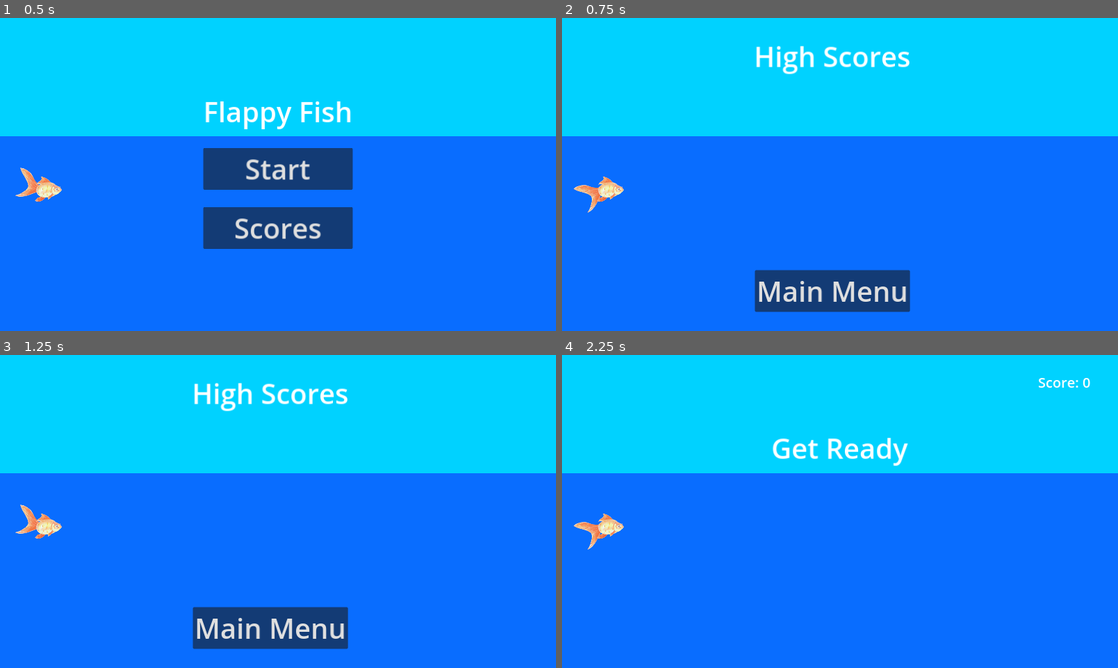
Above: before the commit, frames 1-4 (two rows, left to right).
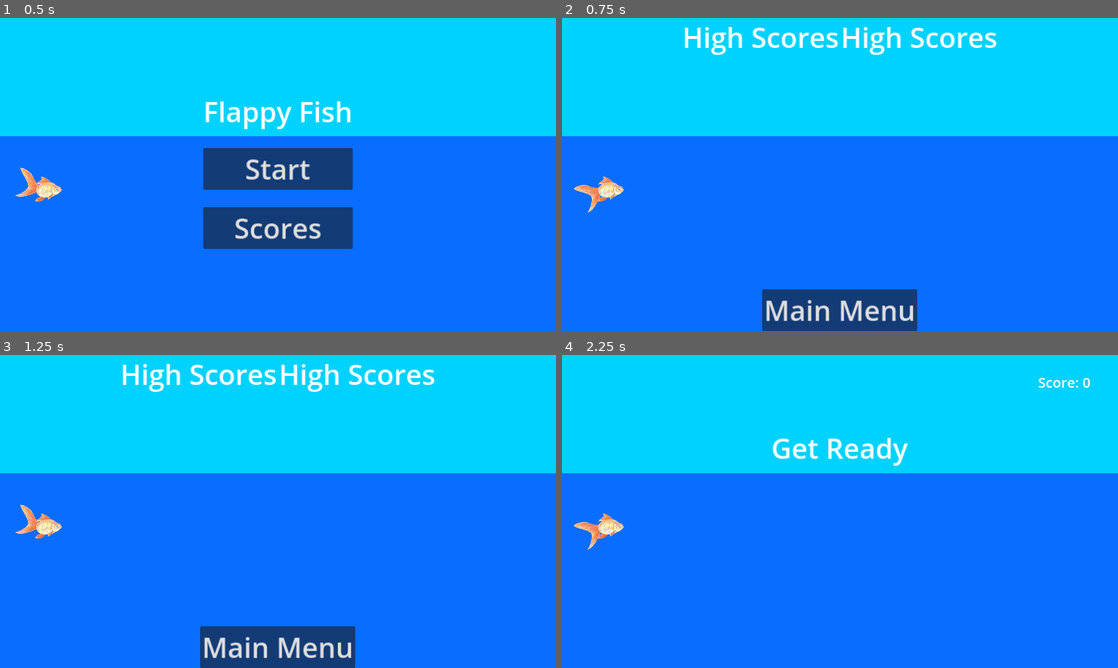
Above: after the commit, the same moments.

Repository: Aveli-games/splashy-fish
Game: Godot game, scene res://main.tscn
Two runs of this game, one before a commit and one after it. Both use one fixed random seed, a clock stepped at 60 frames per second and the inputs below. Sound files missing from this copy of the repository are replaced by a short silence.
Inputs:
- Up to frame 1 (0.5 s): no input
- Up to frame 2 (0.75 s): click "Scores" at 0.5 s
- Up to frame 3 (1.25 s): no input
- Up to frame 4 (2.25 s): click "Main Menu" at 1.25 s; click "Start" at 2 s

Frame 1 is identical in both runs. In frame 2, 6.9% of the frame differs, in the area x 22-79%, y 2-100%; in frame 3, 6.9%; in frame 4, nothing differs.
Error in both runs: Invalid access to property or key 'data' on a base object of type 'Nil'. (res://score_http.gd:9)

Commit message:
two leaderboards

Diff:
--- a/high_scores.gd
+++ b/high_scores.gd
@@ -1,14 +1,6 @@
 extends VBoxContainer
 
 @export var game_score_scene: PackedScene
-
-# Called when the node enters the scene tree for the first time.
-func _ready():
-	pass
-
-# Called every frame. 'delta' is the elapsed time since the previous frame.
-func _process(delta):
-	pass
 
 func populate_scoreboard():
 	clean_scoreboard()
@@ -17,7 +9,7 @@
 		var new_score = game_score_scene.instantiate()
 		new_score.get_node("Rank").text = "#%s" % str(rank)
 		new_score.get_node("Name").text = entry["name"]
-		new_score.get_node("Score"). text = str(entry["score"])
+		new_score.get_node("Score").text = str(entry["score"])
 		add_child(new_score)
 		rank += 1
 
--- a/hud.gd
+++ b/hud.gd
@@ -59,13 +59,13 @@
 
 func _on_scoreboard_button_pressed():
 	$MainMenu.hide()
-	$LocalLeaderboard.show()
+	$Leaderboards.show()
 
 
 func _on_name_submit_button_pressed():
 	LocalHighScores.submit_score($HighScoreEntry/NameEntry.text, $HighScoreEntry/PlayerScore.text)
 	$HighScoreEntry.hide()
-	$LocalLeaderboard.show()
+	$Leaderboards.show()
 
 
 func _on_main_menu_button_pressed():
--- a/hud.tscn
+++ b/hud.tscn
@@ -1,9 +1,7 @@
-[gd_scene load_steps=6 format=3 uid="uid://x3oe10u0lnm6"]
+[gd_scene load_steps=4 format=3 uid="uid://x3oe10u0lnm6"]
 
 [ext_resource type="Script" path="res://hud.gd" id="1_08byj"]
-[ext_resource type="Script" path="res://local_leaderboard.gd" id="2_612nh"]
-[ext_resource type="PackedScene" uid="uid://cp6swo8p0hpag" path="res://game_score.tscn" id="2_le2dc"]
-[ext_resource type="Script" path="res://high_scores.gd" id="3_cdame"]
+[ext_resource type="PackedScene" uid="uid://ddwjg26xf12h1" path="res://leaderboard.tscn" id="2_wo5dk"]
 [ext_resource type="Script" path="res://name_entry.gd" id="5_a5jol"]
 
 [node name="HUD" type="CanvasLayer"]
@@ -81,46 +79,6 @@
 [node name="MessageTimer" type="Timer" parent="GameScreen"]
 wait_time = 4.0
 
-[node name="LocalLeaderboard" type="VBoxContainer" parent="."]
-visible = false
-anchors_preset = 8
-anchor_left = 0.5
-anchor_top = 0.5
-anchor_right = 0.5
-anchor_bottom = 0.5
-offset_left = -416.0
-offset_top = -316.0
-offset_right = 382.0
-offset_bottom = 316.0
-grow_horizontal = 2
-grow_vertical = 2
-script = ExtResource("2_612nh")
-
-[node name="Title" type="Label" parent="LocalLeaderboard"]
-layout_mode = 2
-size_flags_horizontal = 4
-theme_override_font_sizes/font_size = 64
-text = "High Scores"
-horizontal_alignment = 1
-
-[node name="ScoresScroll" type="ScrollContainer" parent="LocalLeaderboard"]
-layout_mode = 2
-size_flags_horizontal = 4
-size_flags_vertical = 3
-horizontal_scroll_mode = 0
-
-[node name="HighScores" type="VBoxContainer" parent="LocalLeaderboard/ScoresScroll" groups=["HighScores"]]
-layout_mode = 2
-alignment = 1
-script = ExtResource("3_cdame")
-game_score_scene = ExtResource("2_le2dc")
-
-[node name="MainMenuButton" type="Button" parent="LocalLeaderboard"]
-layout_mode = 2
-size_flags_horizontal = 4
-theme_override_font_sizes/font_size = 64
-text = "Main Menu"
-
 [node name="HighScoreEntry" type="VBoxContainer" parent="."]
 visible = false
 anchors_preset = 8
@@ -159,11 +117,36 @@
 theme_override_font_sizes/font_size = 64
 text = "Submit"
 
+[node name="Leaderboards" type="VBoxContainer" parent="."]
+visible = false
+anchors_preset = 15
+anchor_right = 1.0
+anchor_bottom = 1.0
+grow_horizontal = 2
+grow_vertical = 2
+alignment = 1
+
+[node name="HBoxContainer" type="HBoxContainer" parent="Leaderboards"]
+layout_mode = 2
+alignment = 1
+
+[node name="LocalLeaderboard" parent="Leaderboards/HBoxContainer" instance=ExtResource("2_wo5dk")]
+layout_mode = 2
+
+[node name="GlobalLeaderboard" parent="Leaderboards/HBoxContainer" instance=ExtResource("2_wo5dk")]
+layout_mode = 2
+
+[node name="MainMenuButton" type="Button" parent="Leaderboards"]
+layout_mode = 2
+size_flags_horizontal = 4
+size_flags_vertical = 10
+theme_override_font_sizes/font_size = 64
+text = "Main Menu"
+
 [connection signal="pressed" from="MainMenu/StartButton" to="." method="_on_start_button_pressed"]
 [connection signal="pressed" from="MainMenu/ScoreboardButton" to="." method="_on_scoreboard_button_pressed"]
 [connection signal="pressed" from="GameScreen/RestartButton" to="." method="_on_start_button_pressed"]
 [connection signal="timeout" from="GameScreen/MessageTimer" to="." method="_on_message_timer_timeout"]
-[connection signal="visibility_changed" from="LocalLeaderboard" to="LocalLeaderboard" method="_on_visibility_changed"]
-[connection signal="pressed" from="LocalLeaderboard/MainMenuButton" to="." method="_on_main_menu_button_pressed"]
 [connection signal="text_changed" from="HighScoreEntry/NameEntry" to="HighScoreEntry/NameEntry" method="_on_text_changed"]
 [connection signal="pressed" from="HighScoreEntry/NameSubmitButton" to="." method="_on_name_submit_button_pressed"]
+[connection signal="pressed" from="Leaderboards/MainMenuButton" to="." method="_on_main_menu_button_pressed"]
--- /dev/null
+++ b/leaderboard.tscn
@@ -0,0 +1,34 @@
+[gd_scene load_steps=4 format=3 uid="uid://ddwjg26xf12h1"]
+
+[ext_resource type="Script" path="res://local_leaderboard.gd" id="1_l6m3a"]
+[ext_resource type="Script" path="res://high_scores.gd" id="2_y3ysu"]
+[ext_resource type="PackedScene" uid="uid://cp6swo8p0hpag" path="res://game_score.tscn" id="3_ils62"]
+
+[node name="Leaderboard" type="VBoxContainer"]
+anchors_preset = 8
+anchor_left = 0.5
+anchor_top = 0.5
+anchor_right = 0.5
+anchor_bottom = 0.5
+offset_left = -416.0
+offset_top = -316.0
+offset_right = 382.0
+offset_bottom = 316.0
+grow_horizontal = 2
+grow_vertical = 2
+script = ExtResource("1_l6m3a")
+
+[node name="Title" type="Label" parent="."]
+layout_mode = 2
+size_flags_horizontal = 4
+theme_override_font_sizes/font_size = 64
+text = "High Scores"
+horizontal_alignment = 1
+
+[node name="HighScores" type="VBoxContainer" parent="." groups=["HighScores"]]
+layout_mode = 2
+alignment = 1
+script = ExtResource("2_y3ysu")
+game_score_scene = ExtResource("3_ils62")
+
+[connection signal="visibility_changed" from="." to="." method="_on_visibility_changed"]
--- a/local_leaderboard.gd
+++ b/local_leaderboard.gd
@@ -1,15 +1,5 @@
 extends VBoxContainer
-
-# Called when the node enters the scene tree for the first time.
-func _ready():
-	pass # Replace with function body.
-
-# Called every frame. 'delta' is the elapsed time since the previous frame.
-func _process(delta):
-	pass
-
 
 func _on_visibility_changed():
 	if visible:
-		$ScoresScroll/HighScores.populate_scoreboard()
-		$ScoresScroll.scroll_vertical = 0
+		$HighScores.populate_scoreboard()
